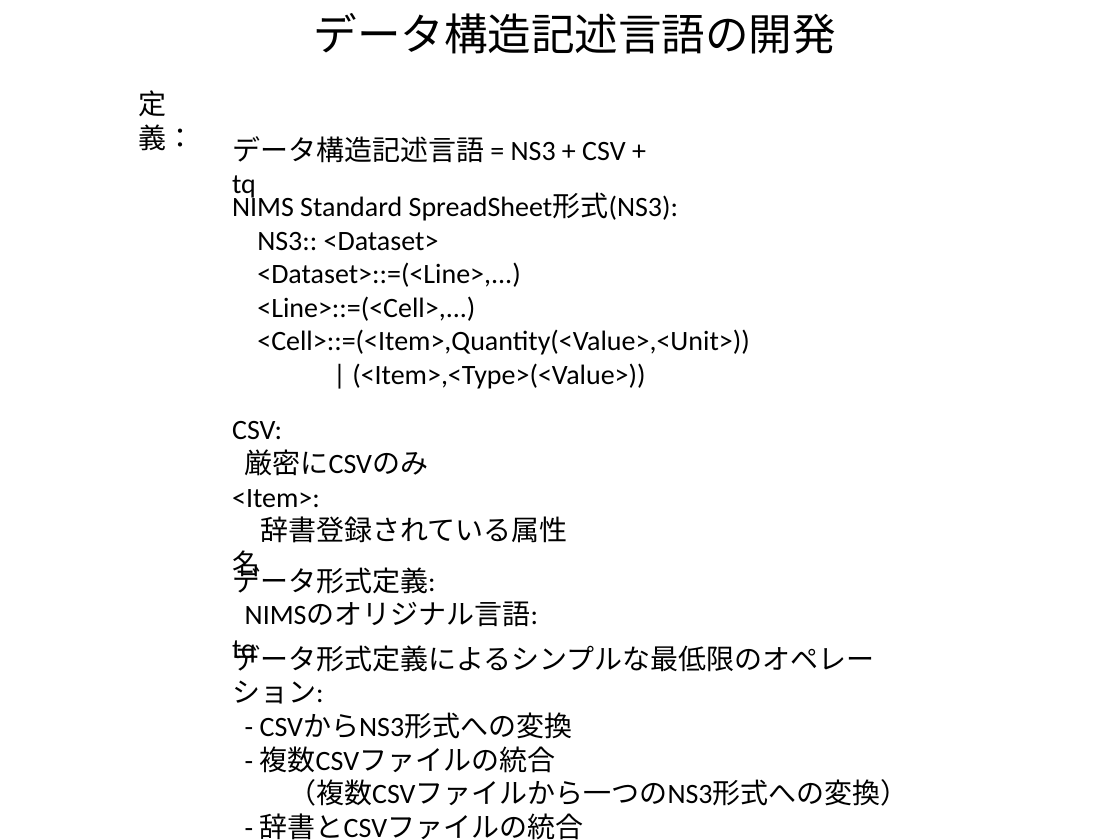
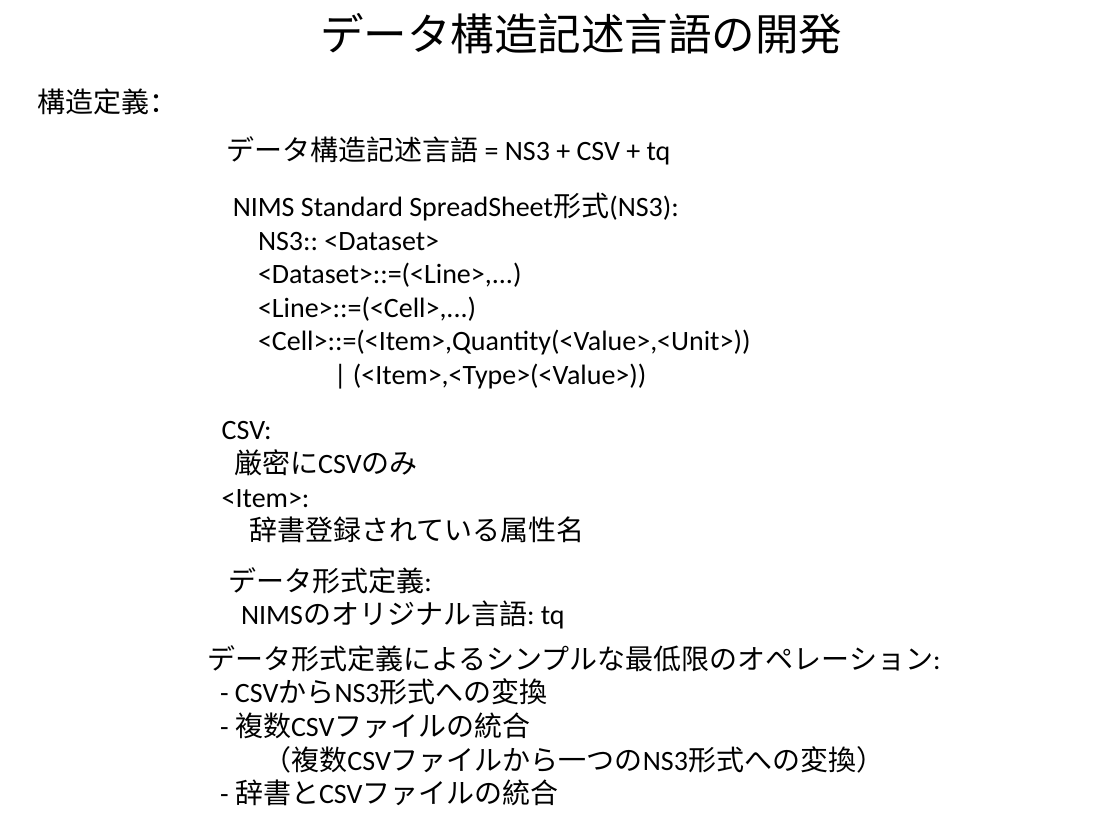
Before and after one commit to kouamano/RECURSIVE-SYSTEM, a slide deck: slide 2 of Document/tq_op_example.pptx. Drawn at 1120x840 pixels with LibreOffice and Linux fonts; fonts in the diff are those of the drawing. Boxes give left, top, right and bottom in pixels: in the first picture for what was removed or moved away, otherwise in the second. Text is boxed around its words. In the diff, an @@ line names an element or a change of style, - is before the commit and + after.

```diff
--- a/Document/tq_op_example.pptx
+++ b/Document/tq_op_example.pptx
@@ text "データ構造記述言語の開発" moved from (x1=314, y1=13, x2=836, y2=54) to (x1=320, y1=13, x2=842, y2=54) @@
@@ text at (x1=37, y1=88, x2=177, y2=115): text changed @@
-定義：
+構造定義：
@@ text "データ構造記述言語 = NS3 + CSV ..." rewrapped from (x1=232, y1=136, x2=625, y2=163) to (x1=226, y1=136, x2=671, y2=165) @@
@@ text "CSV:" rewrapped from (x1=232, y1=421, x2=567, y2=543) to (x1=222, y1=421, x2=585, y2=543) @@
@@ text "データ形式定義:" rewrapped from (x1=232, y1=563, x2=538, y2=665) to (x1=228, y1=567, x2=565, y2=629) @@
@@ text "データ形式定義によるシンプルな最低限のオペレーション:" rewrapped from (x1=232, y1=641, x2=909, y2=840) to (x1=207, y1=645, x2=940, y2=806) @@
```
Also in this commit, not shown: 7 other slides changed.
